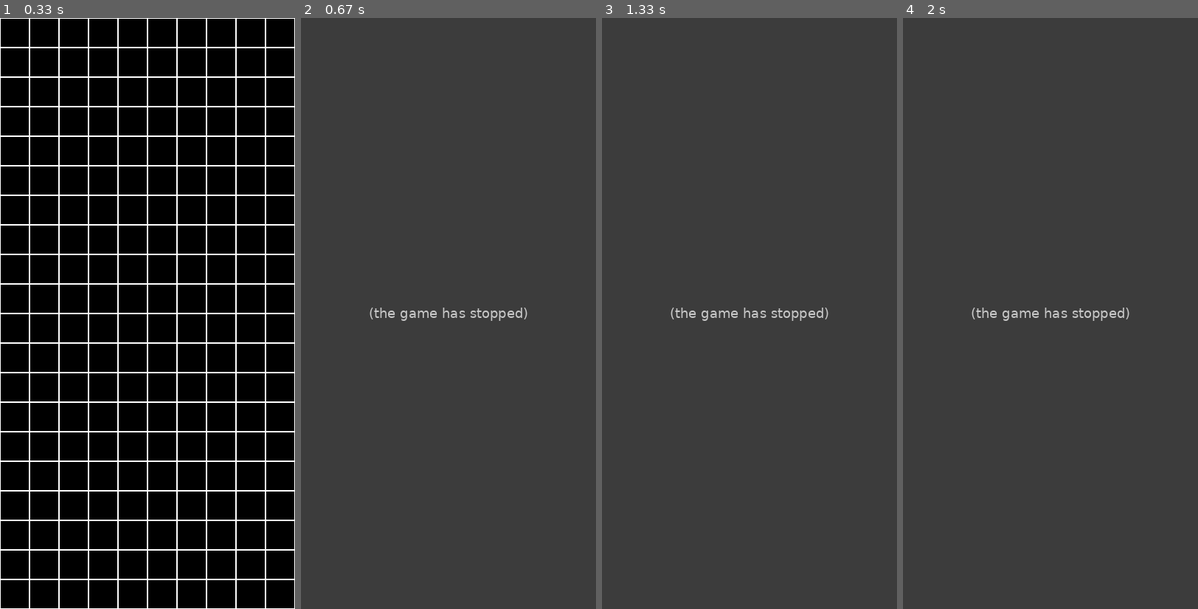
Above: before the commit, frames 1-4 (left to right).
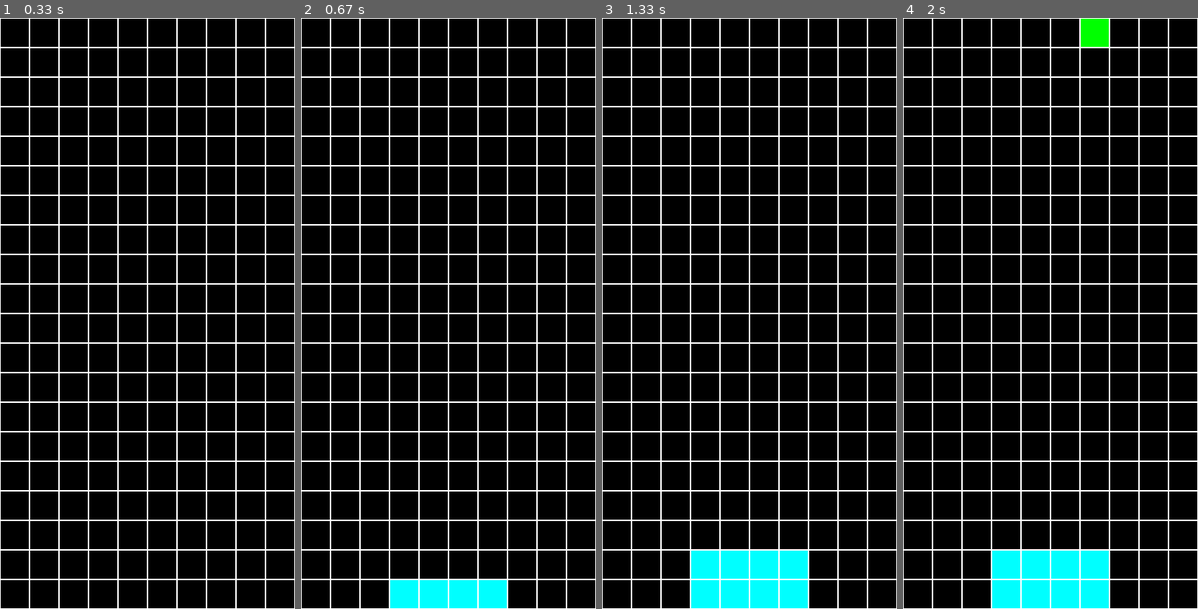
Above: after the commit, the same moments.

Repository: CogitoNTNU/TetrisAI
Game: pygame game, started from main.py play
Two runs of this game, one before a commit and one after it. Both use one fixed random seed, a clock stepped at 60 frames per second and the inputs below.
Inputs:
- Up to frame 1 (0.33 s): no input
- Up to frame 2 (0.67 s): tap Space at 0.33 s
- Up to frame 3 (1.33 s): tap Space at 0.67 s; hold Right from 1 s (still down)
- Up to frame 4 (2 s): release Right at 1.47 s; hold Up 1.5-1.97 s

Frame 1 is identical in both runs. In frame 2, 100% of the frame differs, in the area x 0-100%, y 0-100%; in frame 3, 100%; in frame 4, 100%.
Error before the commit: IndexError: list index out of range (tetris.py line 192); the game stopped at 0.33 s (later frames are placeholders)

Commit message:
feat: added some needed comparison methods in block and simplified getListCords

Diff:
--- a/src/game/block.py
+++ b/src/game/block.py
@@ -3,27 +3,24 @@
 
 FIGURES = [
     # Definitions for each Tetris block rotation
-
-    [[4, 5, 6, 7],  [2, 6, 10, 14], [8, 9, 10, 11], [1, 5, 9, 13]],     # I
-    [[0, 1, 5, 6],  [2, 5, 6, 9],   [4, 5, 9, 10],  [5, 8, 9, 12]],     # Z
-    [[4, 5, 1, 2],  [1, 5, 6, 10],  [8, 9, 5, 6],   [0, 4, 5, 9]],      # S
-    [[2, 4, 5, 6],  [1, 5, 9, 10],  [4, 5, 6, 8],   [0, 1, 5, 9]],      # L
-    [[0, 4, 5, 6],  [1, 2, 5, 9],   [4, 5, 6, 10],  [1, 5, 8, 9]],      # J
-    [[1, 4, 5, 6],  [1, 5, 6, 9],   [4, 5, 6, 9],   [1, 4, 5, 9]],      # T
-    [[1, 2, 5, 6]],                                                     # O
+    [[4, 5, 6, 7], [2, 6, 10, 14], [8, 9, 10, 11], [1, 5, 9, 13]],  # I
+    [[0, 1, 5, 6], [2, 5, 6, 9], [4, 5, 9, 10], [5, 8, 9, 12]],  # Z
+    [[4, 5, 1, 2], [1, 5, 6, 10], [8, 9, 5, 6], [0, 4, 5, 9]],  # S
+    [[2, 4, 5, 6], [1, 5, 9, 10], [4, 5, 6, 8], [0, 1, 5, 9]],  # L
+    [[0, 4, 5, 6], [1, 2, 5, 9], [4, 5, 6, 10], [1, 5, 8, 9]],  # J
+    [[1, 4, 5, 6], [1, 5, 6, 9], [4, 5, 6, 9], [1, 4, 5, 9]],  # T
+    [[1, 2, 5, 6]],  # O
 ]
-
-
 
 
 # Colors for the blocks
 COLORS = [
     # RGB color definitions for each block type
     (0, 255, 255),  # I
-    (255, 0, 0),    # Z
-    (0, 255, 0),    # S
+    (255, 0, 0),  # Z
+    (0, 255, 0),  # S
     (255, 165, 0),  # L
-    (0, 0, 255),    # J
+    (0, 0, 255),  # J
     (128, 0, 128),  # T
     (255, 255, 0),  # O
 ]
@@ -55,6 +52,7 @@
         self.y = y
         self.rotation = 0
 
+        # random.seed(0)
         self.type = random.randint(0, 6) if blockType is None else blockType
         self.color = COLORS[self.type]
 
@@ -94,39 +92,18 @@
     def image(self):
         return FIGURES[self.type][self.rotation]
 
-    def getListCoordinates(self) -> list:
+    def getListCoordinates(self) -> list[tuple[int, int]]:
         """
         Calculates and returns the grid coordinates for each part of the block, based on its current position and orientation.
 
         Returns:
             list of tuple: A list of tuples (x, y) representing the grid coordinates of the block's parts.
         """
-        imageList = self.image()
         listCoordinates = []
-        for i in range(len(imageList)):
-            x = 0
-            y = 0
-            listNr = imageList[i]
-            restList = imageList[i] % 4
-            divList = imageList[i] // 4
-
-            if restList == 0:
-                y = self.y + divList - 1
-                x = self.x - 1
-
-            elif restList == 1:
-                y = self.y + divList - 1
-                x = self.x
-
-            elif restList == 2:
-                y = self.y + divList - 1
-                x = self.x + 1
-
-            elif restList == 3:
-                y = self.y + divList - 1
-                x = self.x + 2
-
-            listCoordinates.append((x, y))
+        for i in self.image():
+            x = i % 4
+            y = i // 4
+            listCoordinates.append((self.x + x, self.y + y))
 
         return listCoordinates
 
@@ -153,3 +130,60 @@
             if x > rightmost:
                 rightmost = x
         return rightmost
+
+    def getLowestImageCoordinate(self) -> int:
+        """
+        Returns:
+            int: The bottommost y-coordinate of the block's image.
+        """
+        botmost = 0
+        for i in self.image():
+            y = i // 4
+            if y > botmost:
+                botmost = y
+        return botmost
+
+    def __eq__(self, other):
+        if not isinstance(other, Block):
+            return False
+        return (self.x, self.y, self.rotation, self.type) == (
+            other.x,
+            other.y,
+            other.rotation,
+            other.type,
+        )
+
+    def __lt__(self, other):
+        return (self.x, self.y, self.rotation, self.type) < (
+            other.x,
+            other.y,
+            other.rotation,
+            other.type,
+        )
+
+    def __le__(self, other):
+        return (self.x, self.y, self.rotation, self.type) <= (
+            other.x,
+            other.y,
+            other.rotation,
+            other.type,
+        )
+
+    def __gt__(self, other):
+        return (self.x, self.y, self.rotation, self.type) > (
+            other.x,
+            other.y,
+            other.rotation,
+            other.type,
+        )
+
+    def __ge__(self, other):
+        return (self.x, self.y, self.rotation, self.type) >= (
+            other.x,
+            other.y,
+            other.rotation,
+            other.type,
+        )
+
+    def __hash__(self):
+        return hash((self.x, self.y, self.rotation, self.type))
